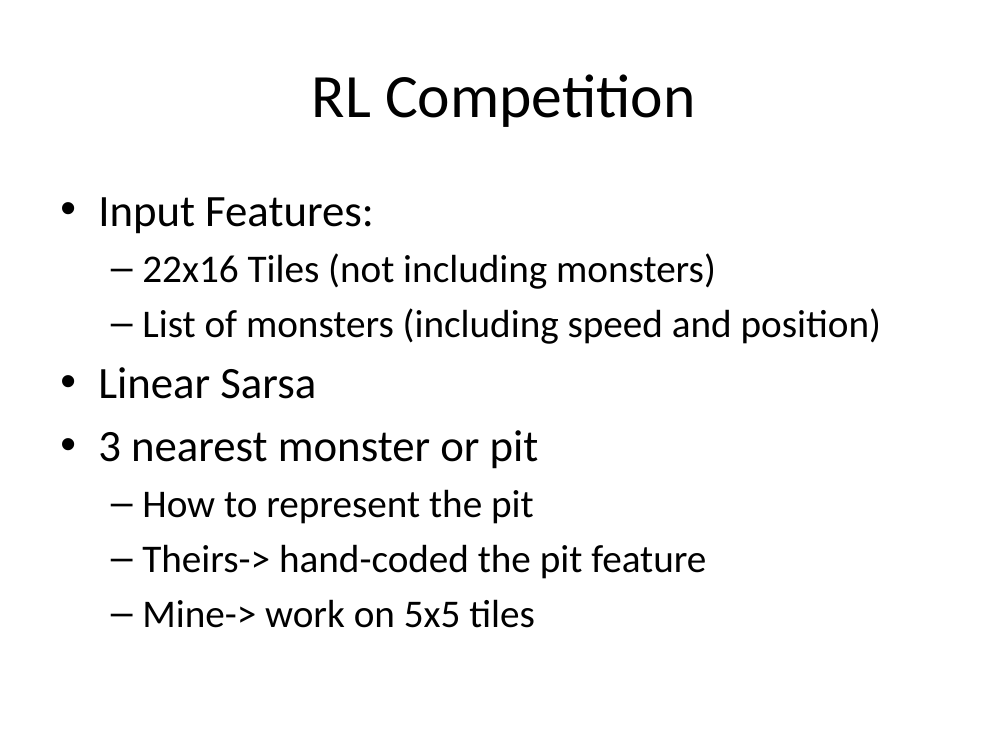
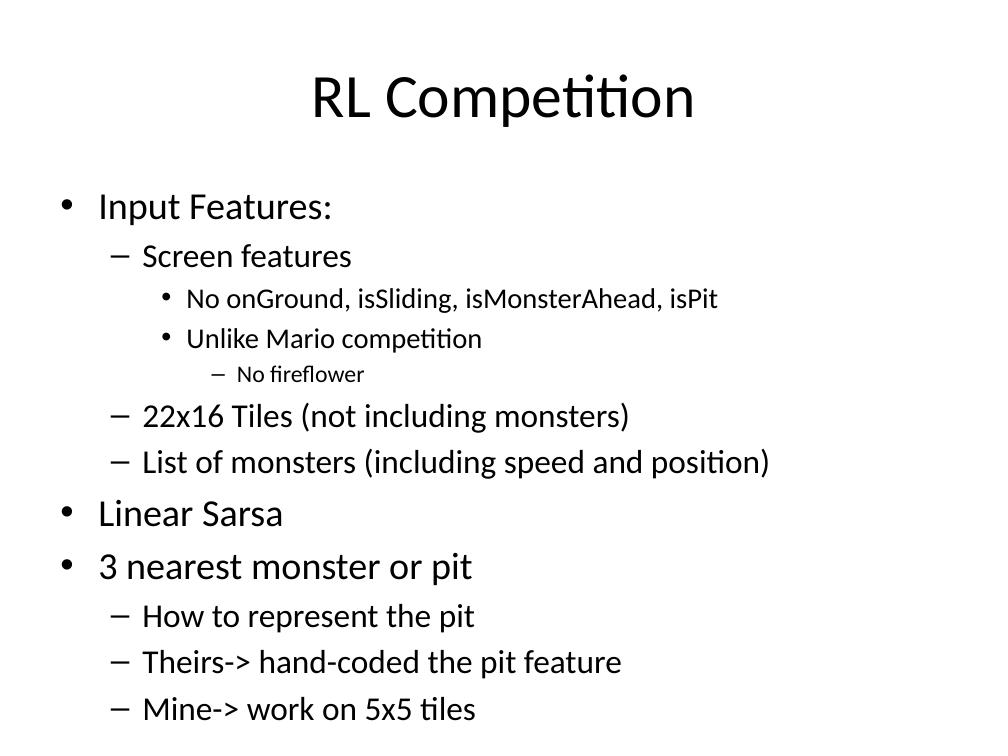
Before and after one commit to lono175/Thesis, a slide deck: slide 23 of OptimalPlanning.pptx (slide 19 before the commit). Drawn at 1008x756 pixels with LibreOffice and Linux fonts; fonts in the diff are those of the drawing. Boxes give left, top, right and bottom in pixels: in the first picture for what was removed or moved away, otherwise in the second. Text is boxed around its words. In the diff, an @@ line names an element or a change of style, - is before the commit and + after.

Commit message:
add mario experiment

```diff
--- a/OptimalPlanning.pptx
+++ b/OptimalPlanning.pptx
@@ text at [98,194,770,721]: size 32 to 27.2 pt in "Input Features:", "Linear Sarsa", "3 nearest monster or pit"; size 28 to 23.8 pt in "22x16 Tiles (not including monsters)", "List of monsters (including speed and position)", "How to represent the pit", "Theirs-> hand-coded the pit feature" and 1 more places @@
@@ text at [142,244,719,382]: paragraphs added @@
+  – Screen features
+    • No onGround, isSliding, isMonsterAhead, isPit
+    • Unlike Mario competition
+      – No fireflower
```
Also in this commit, not shown: 2 other slides changed, 4 slides added, 1 other file.
